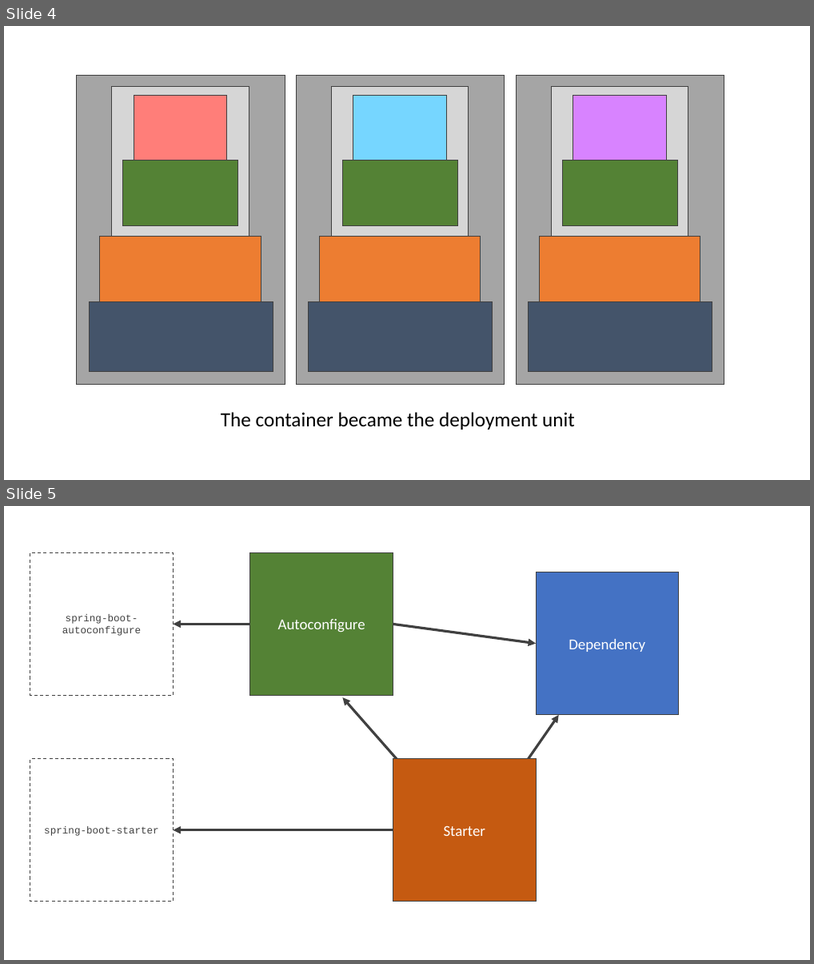
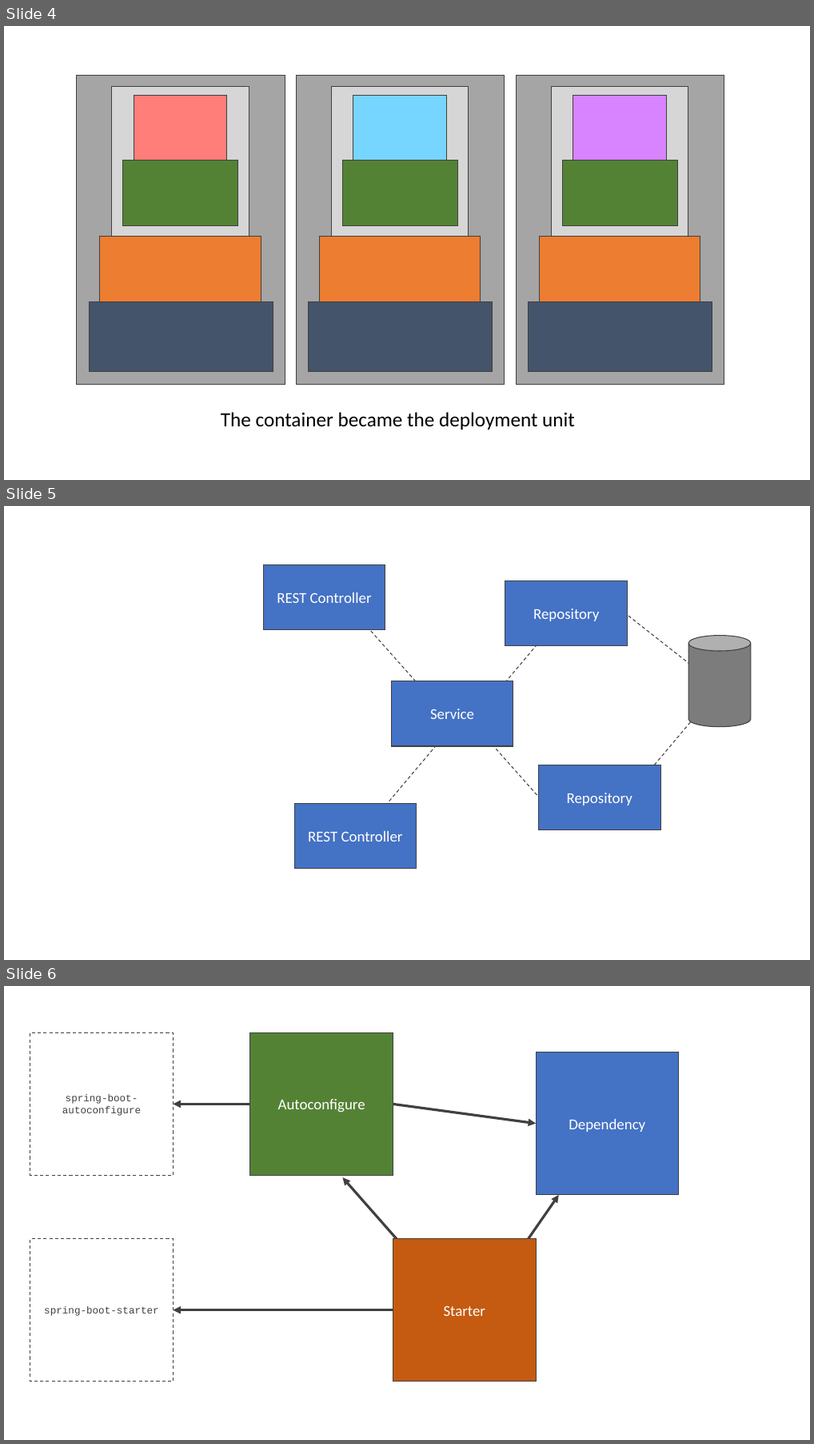
Before and after one commit to albertattard/spring-boot-camp, a slide deck: assets/images/Images.pptx. Shown one above the other, each under a label of ours: slides 4 and 5 before the commit, slides 4, 5 and 6 after it. The pictures are 814x964 and 814x1444 pixels, drawn with LibreOffice and Linux fonts; fonts in the diff are those of the drawing. Boxes give left, top, right and bottom in pixels: in the first picture for what was removed or moved away, otherwise in the second. Text is boxed around its words. In the diff, an @@ line names an element or a change of style, - is before the commit and + after.

```diff
--- a/assets/images/Images.pptx
+++ b/assets/images/Images.pptx
@@ slide 5 added at (4, 506, 810, 960), background #FFFFFF @@
@@ rectangle added at (263, 564, 386, 630), fill #4472C4, outline #404040 1 pt, 18 pt, text #FFFFFF @@
+REST Controller
@@ line added from (475, 718) to (574, 601), #404040 1 pt dashed @@
@@ rectangle added at (506, 581, 628, 646), fill #4472C4, outline #404040 1 pt, 18 pt, text #FFFFFF @@
+Repository
@@ line added from (355, 614) to (445, 713), #404040 1 pt dashed @@
@@ line added from (620, 608) to (720, 688), #404040 1 pt dashed @@
@@ cylinder added at (689, 636, 751, 727), fill #7C7C7C, outline #404040 1 pt @@
@@ rectangle added at (392, 681, 514, 746), fill #4472C4, outline #404040 1 pt, 18 pt, text #FFFFFF @@
+Service
@@ line added from (621, 805) to (720, 688), #404040 1 pt dashed @@
@@ line added from (470, 718) to (558, 818), #404040 1 pt dashed @@
@@ line added from (355, 841) to (454, 724), #404040 1 pt dashed @@
@@ rectangle added at (538, 765, 661, 830), fill #4472C4, outline #404040 1 pt, 18 pt, text #FFFFFF @@
+Repository
@@ rectangle added at (294, 804, 417, 869), fill #4472C4, outline #404040 1 pt, 18 pt, text #FFFFFF @@
+REST Controller
@@ what was slide 5 is now slide 6 @@
```
Also in this commit, not shown: 5 other files.
